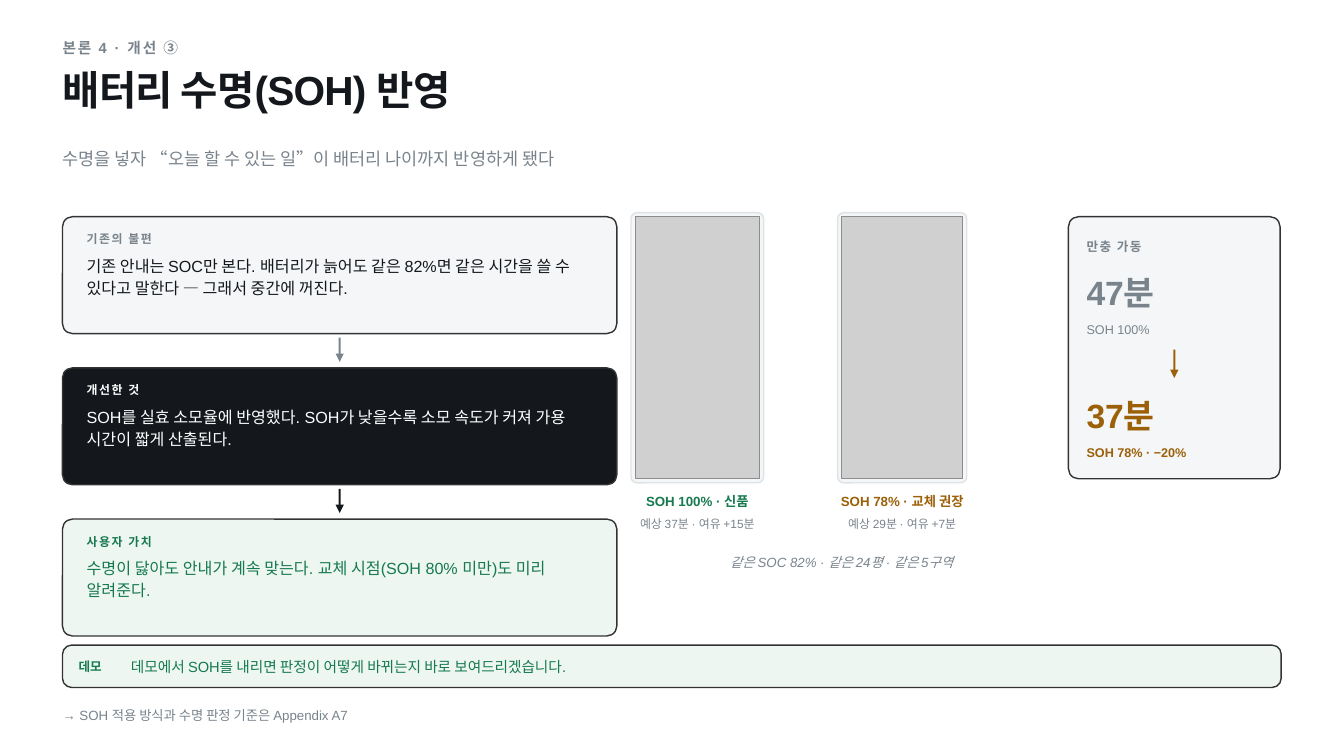
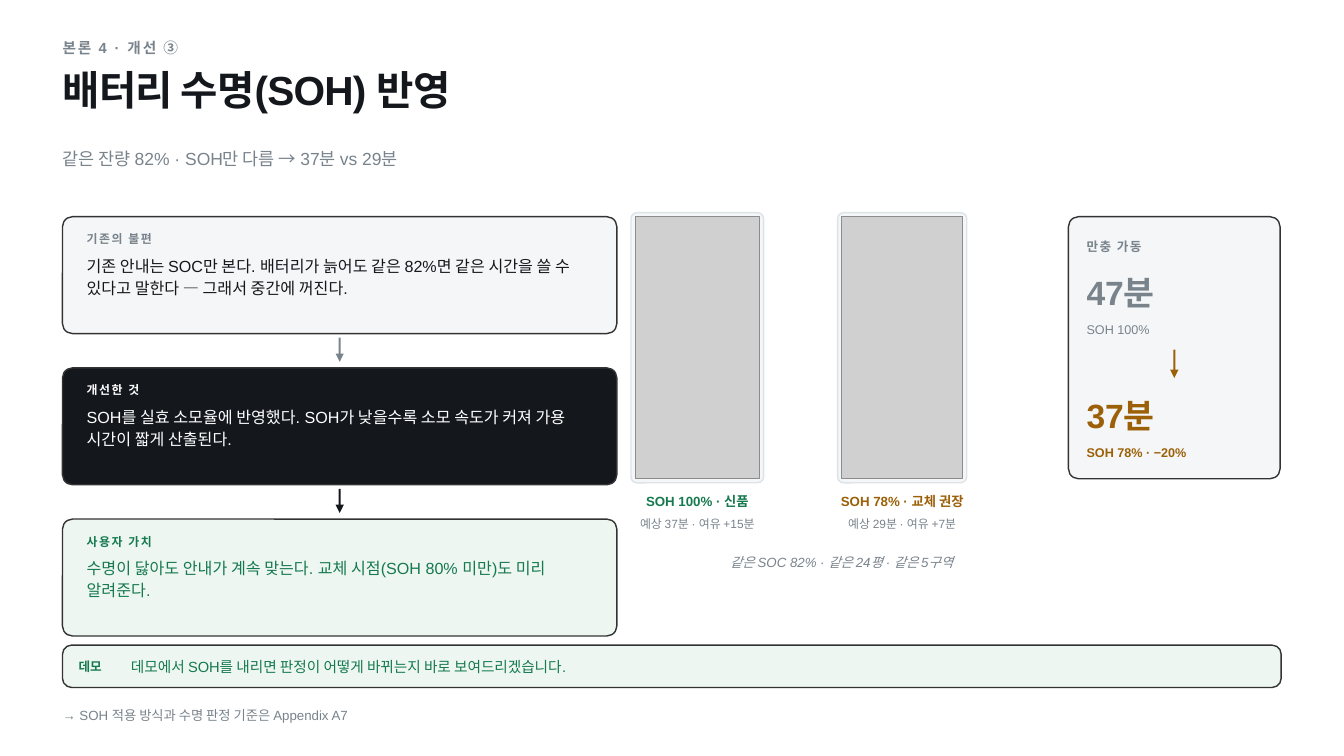
Before and after one commit to brothrone/a, a slide deck: slide 7 of 발표자료_배터리코칭.pptx. Drawn at 1344x756 pixels with LibreOffice and Linux fonts; fonts in the diff are those of the drawing; grey boxes stand for pictures. Boxes give left, top, right and bottom in pixels: in the first picture for what was removed or moved away, otherwise in the second. Text is boxed around its words. In the diff, an @@ line names an element or a change of style, - is before the commit and + after.

```diff
--- a/발표자료_배터리코칭.pptx
+++ b/발표자료_배터리코칭.pptx
@@ text at [63,150,398,167]: text changed @@
-수명을 넣자 “오늘 할 수 있는 일”이 배터리 나이까지 반영하게 됐다
+같은 잔량 82% · SOH만 다름 → 37분 vs 29분
```
Also in this commit, not shown: 14 other slides changed, 7 other files.
